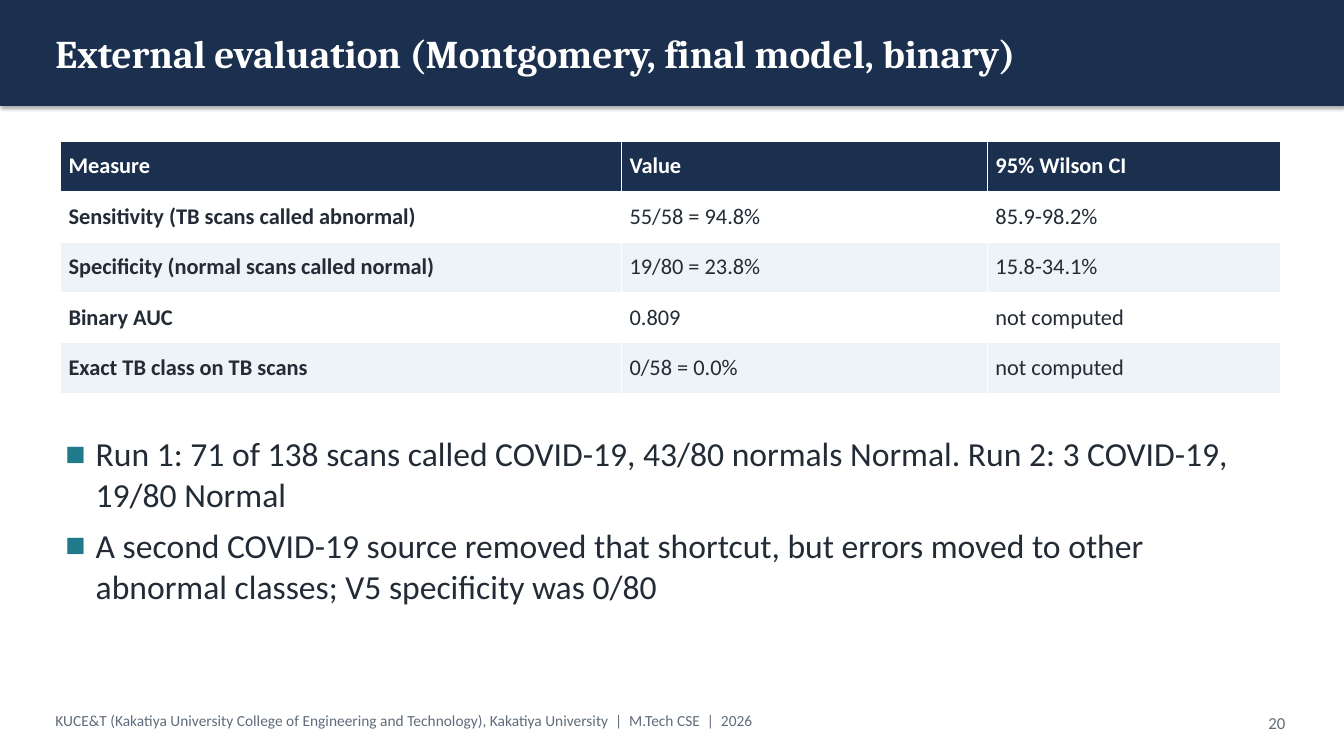
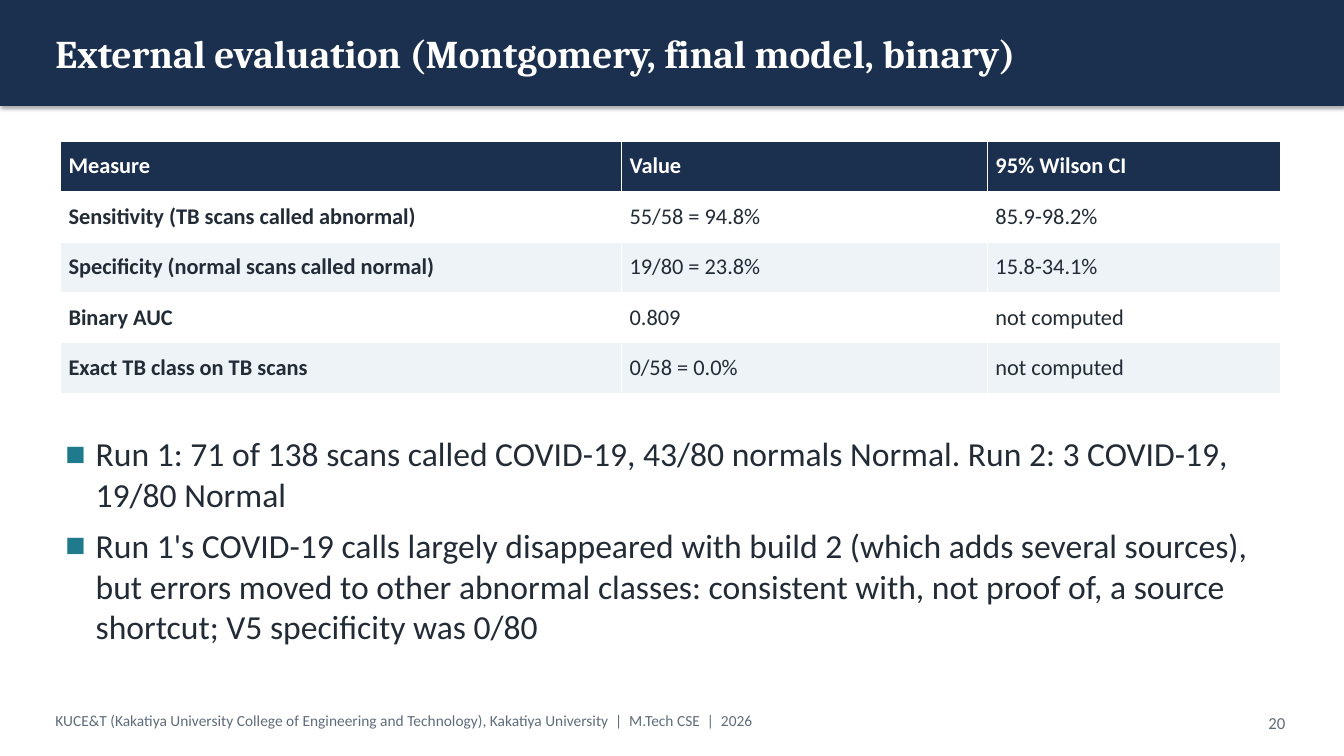
Before and after one commit to KSathwik/Lung_Disease_Detector, a slide deck: slide 20 of docs/presentation/LungAI_MTech_Presentation.pptx. Drawn at 1344x756 pixels with LibreOffice and Linux fonts; fonts in the diff are those of the drawing. Boxes give left, top, right and bottom in pixels: in the first picture for what was removed or moved away, otherwise in the second. Text is boxed around its words. In the diff, an @@ line names an element or a change of style, - is before the commit and + after.

```diff
--- a/docs/presentation/LungAI_MTech_Presentation.pptx
+++ b/docs/presentation/LungAI_MTech_Presentation.pptx
@@ text at [96, 533, 1247, 645]: text changed @@
-■ A second COVID-19 source removed that shortcut, but errors moved to other abnormal classes; V5 specificity was 0/80
+■ Run 1's COVID-19 calls largely disappeared with build 2 (which adds several sources), but errors moved to other abnormal classes: consistent with, not proof of, a source shortcut; V5 specificity was 0/80
```
Also in this commit, not shown: 8 other slides changed, 45 other files.
